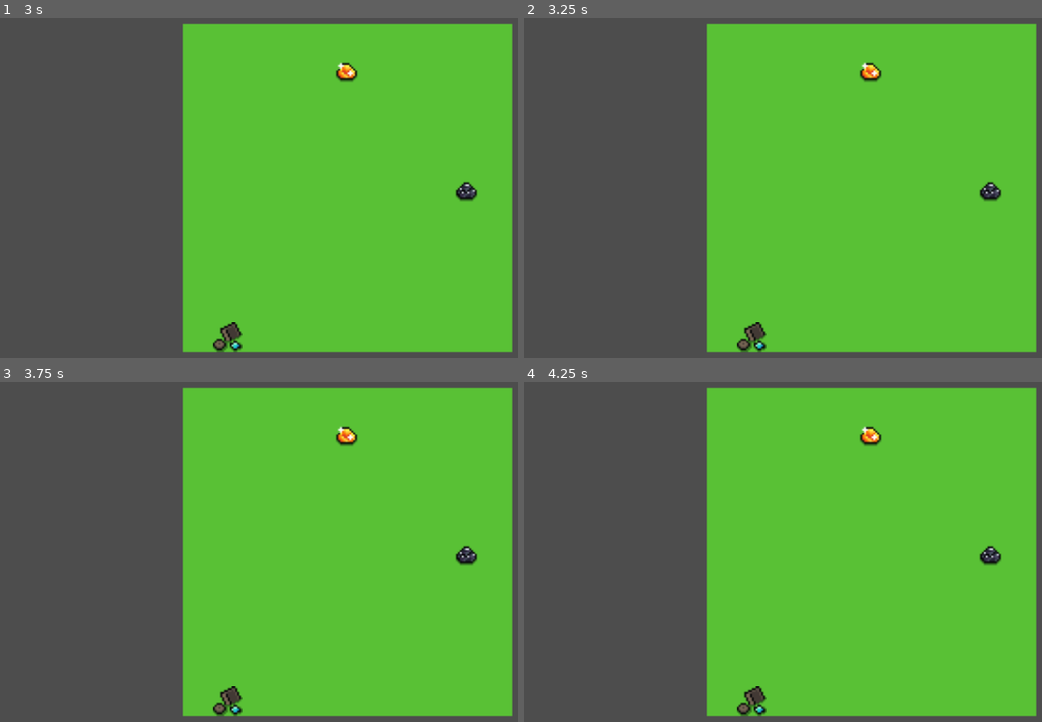
Above: before the commit, frames 1-4 (two rows, left to right).
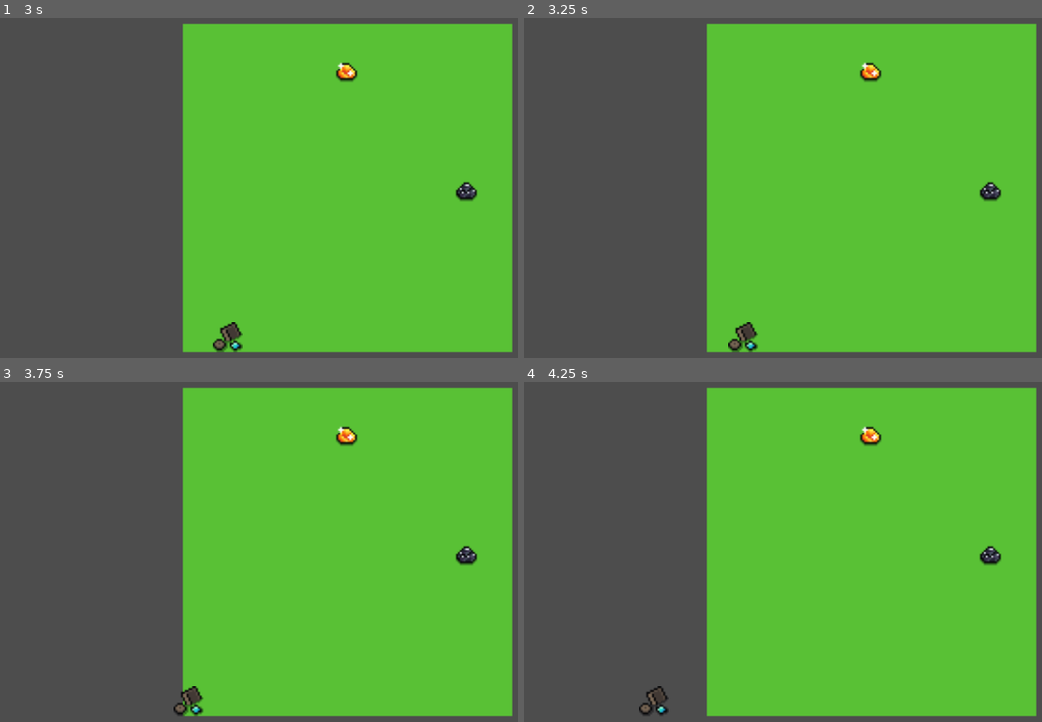
Above: after the commit, the same moments.

Repository: UI369/tile_eleven
Game: Godot game, scene res://main.tscn
Two runs of this game, one before a commit and one after it. Both use one fixed random seed, a clock stepped at 60 frames per second and the inputs below.
Inputs:
- Up to frame 1 (3 s): tap Enter at 0.5, 2 s; tap Space at 1.25, 2.75 s
- Up to frame 2 (3.25 s): no input
- Up to frame 3 (3.75 s): no input
- Up to frame 4 (4.25 s): no input

Frame 1 is identical in both runs. In frame 2, 0.5% of the frame differs, in the area x 39-47%, y 89-99%; in frame 3, 0.7%, in the area x 33-47%, y 89-99%; in frame 4, 0.6%.

Commit message:
agent movement

Diff:
--- a/agent.gd
+++ b/agent.gd
@@ -1,11 +1,38 @@
 extends CharacterBody2D
+const TILE_SIZE = 16
+var agent_tile: Vector2i
+var terrain_tilemap: TileMapLayer
+var resources_tilemap: TileMapLayer
+
+func _ready() -> void:
+	var tilemap = get_parent().get_node("tilemap")
+	terrain_tilemap = tilemap.get_node("terrain")
+	resources_tilemap = tilemap.get_node("resources")
+
+	agent_tile = get_tile_position()
+	print(agent_tile)
+
+func _physics_process(delta: float) -> void:
+	if terrain_tilemap.local_to_map(global_position) != agent_tile:
+		velocity = Vector2i((terrain_tilemap.local_to_map(global_position).x - agent_tile.x)*20, (terrain_tilemap.local_to_map(global_position).y - agent_tile.y)*20)
+		move_and_slide()
+	else:
+		velocity = Vector2.ZERO
 
 
-const SPEED = 300.0
-const JUMP_VELOCITY = -400.0
+#Get the current tile position based on global position
+func get_tile_position() -> Vector2:
+	return terrain_tilemap.local_to_map(global_position)
 
 
-func _physics_process(delta: float) -> void:
+func _on_game_time_timeout() -> void:
+	var possible_moves = [
+			Vector2i(1, 0),  # Right
+			Vector2i(-1, 0), # Left
+			Vector2i(0, 1),  # Down
+			Vector2i(0, -1)  # Up
+		]
 
-
-	move_and_slide()
+	var random_direction = possible_moves[randi() % possible_moves.size()]
+	var new_tile = agent_tile + random_direction
+	agent_tile = new_tile
--- a/main.tscn
+++ b/main.tscn
@@ -8,6 +8,10 @@
 size = Vector2(16, 16)
 
 [node name="Node2D" type="Node2D"]
+
+[node name="GameTime" type="Timer" parent="."]
+wait_time = 3.0
+autostart = true
 
 [node name="agent" type="CharacterBody2D" parent="."]
 z_index = 1
@@ -26,3 +30,5 @@
 [node name="Camera2D" type="Camera2D" parent="."]
 position = Vector2(88, 88)
 zoom = Vector2(3, 3)
+
+[connection signal="timeout" from="GameTime" to="agent" method="_on_game_time_timeout"]
